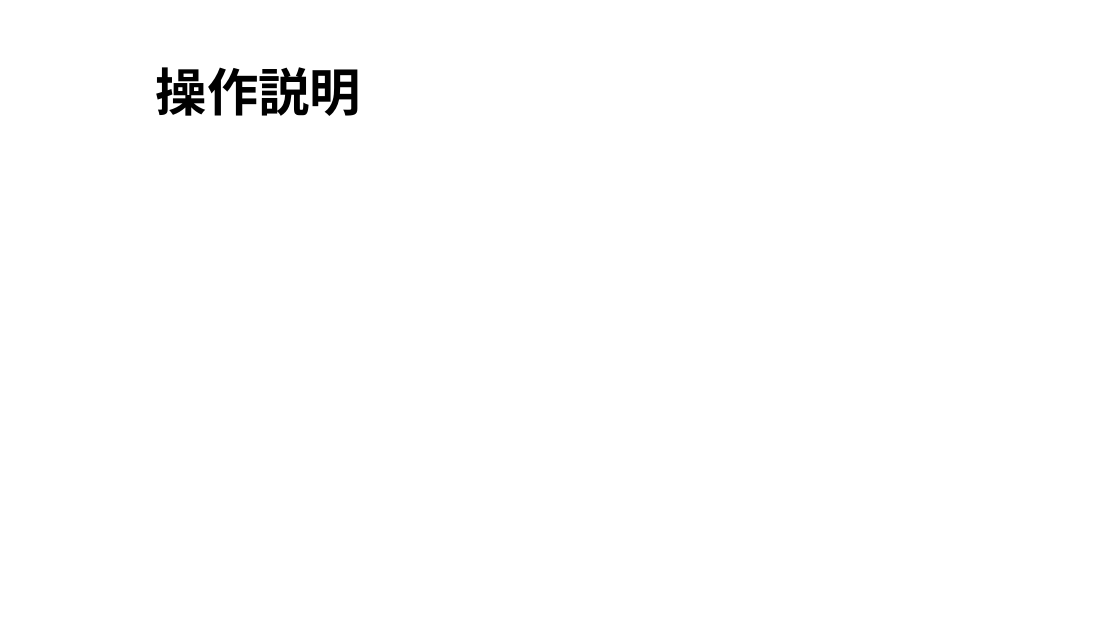
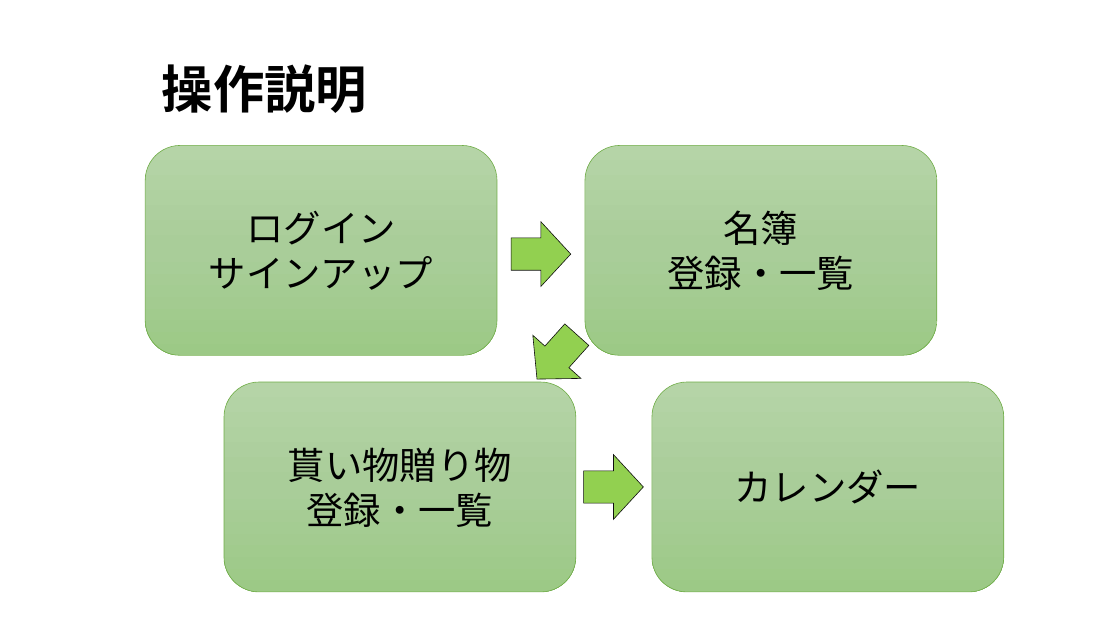
Before and after one commit to kou30/team_forest, a slide deck: slide 3 of document/プレゼンテーション資料/縁count.pptx. Drawn at 1120x630 pixels with LibreOffice and Linux fonts; fonts in the diff are those of the drawing; background and template pictures are left out. Boxes give left, top, right and bottom in pixels: in the first picture for what was removed or moved away, otherwise in the second. Text is boxed around its words. In the diff, an @@ line names an element or a change of style, - is before the commit and + after.

```diff
--- a/document/プレゼンテーション資料/縁count.pptx
+++ b/document/プレゼンテーション資料/縁count.pptx
@@ title "操作説明": place and size @@
-title "操作説明" at [156,67,361,116]
+title "操作説明" at [162,64,367,113]
@@ rounded rectangle added at [145,145,497,355], fill gradient #B5D5A7 to #AACE9A to #9CC987, outline #70AD47 0.5 pt, 32 pt, text #000000 @@
+ログイン
+サインアップ
@@ rounded rectangle added at [585,145,937,355], fill gradient #B5D5A7 to #AACE9A to #9CC987, outline #70AD47 0.5 pt, 32 pt, text #000000 @@
+名簿
+登録・一覧
@@ right arrow added at [512,222,571,287], fill #92D050, outline #0D0D0D 0.5 pt @@
@@ right arrow added at [513,313,601,400], fill #92D050, outline #0D0D0D 0.5 pt @@
@@ rounded rectangle added at [224,382,576,592], fill gradient #B5D5A7 to #AACE9A to #9CC987, outline #70AD47 0.5 pt, 32 pt, text #000000 @@
+貰い物贈り物
+登録・一覧
@@ rounded rectangle added at [652,382,1004,592], fill gradient #B5D5A7 to #AACE9A to #9CC987, outline #70AD47 0.5 pt, 32 pt, text #000000 @@
+カレンダー
@@ right arrow added at [584,455,644,519], fill #92D050, outline #0D0D0D 0.5 pt @@
```
Also in this commit, not shown: 1 other slide changed, 2 slides added, 1 slide removed, 1 other file.
